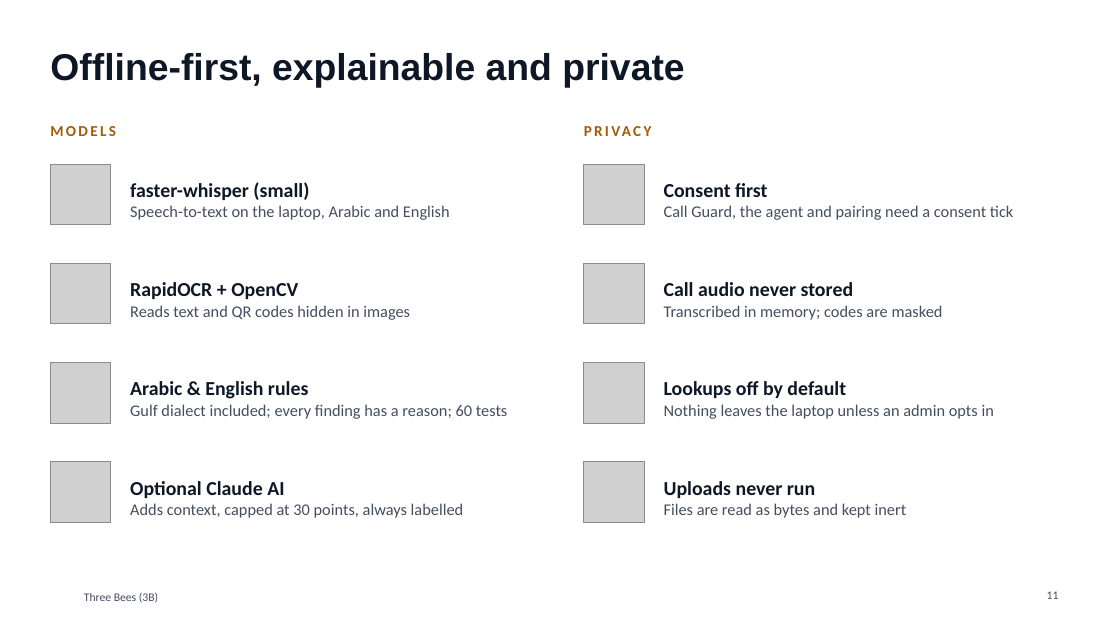
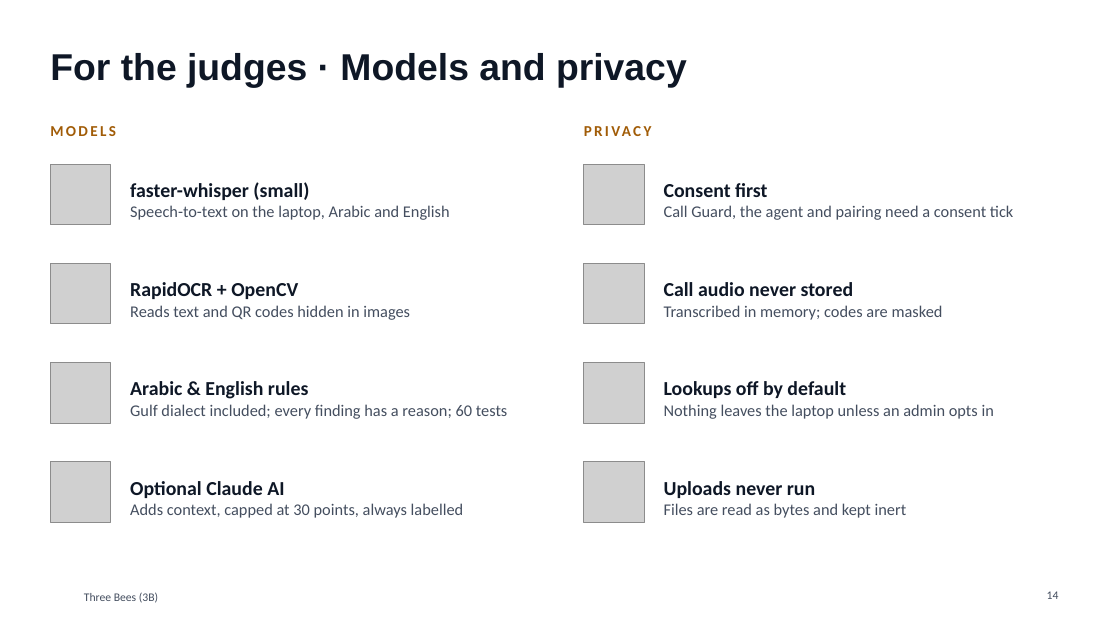
Before and after one commit to Mezx-1/three-bees, a slide deck: slide 14 of docs/presentation/ThreeBees_3B.pptx (slide 11 before the commit). Drawn at 1120x630 pixels with LibreOffice and Linux fonts; fonts in the diff are those of the drawing; grey boxes stand for pictures; background and template pictures are left out. Boxes give left, top, right and bottom in pixels: in the first picture for what was removed or moved away, otherwise in the second. Text is boxed around its words. In the diff, an @@ line names an element or a change of style, - is before the commit and + after.

```diff
--- a/docs/presentation/ThreeBees_3B.pptx
+++ b/docs/presentation/ThreeBees_3B.pptx
@@ title at [50,53,687,87]: text changed @@
-Offline-first, explainable and private
+For the judges · Models and privacy
@@ page number at [1047,591,1059,599]: text changed @@
-11
+14
```
Also in this commit, not shown: 2 other slides changed, 11 slides added, 9 slides removed.
